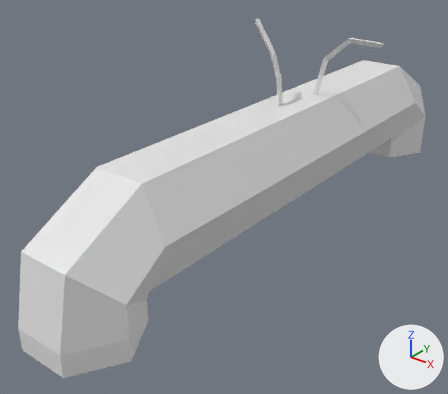
Before and after pictures for a commit that changed the FBX model ProjectWorkSafeVR/Assets/Custom/Models/WireTube/Wiretube.FBX.
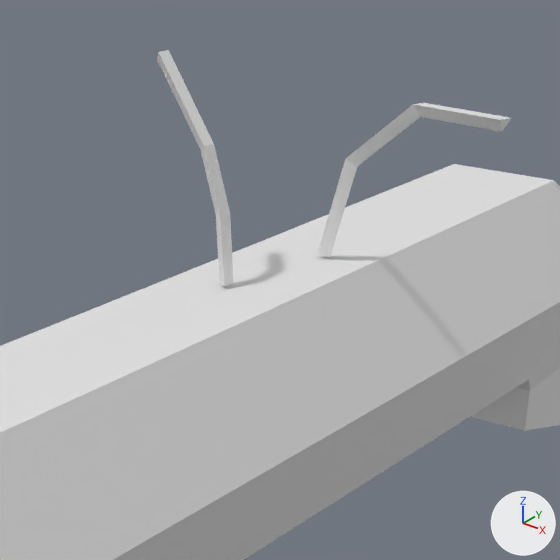
There are two pictures of each version: one whole from a 50 mm lens placed at (3.495, -0.636, 0.502), pointed at (2.93, 0.07, 0.064), one close up on the part from 44% to 90% of the width and 0% to 52% of the height. The axes (+X, +Y, +Z) are drawn at lower right. The lights are the same throughout. Materials are left out; every surface is plain grey. Where no turn or scale is listed for an object, it has been applied to the vertices.

The first close-up shows 'TubeWire', 'Wire00', 'Wire01'.
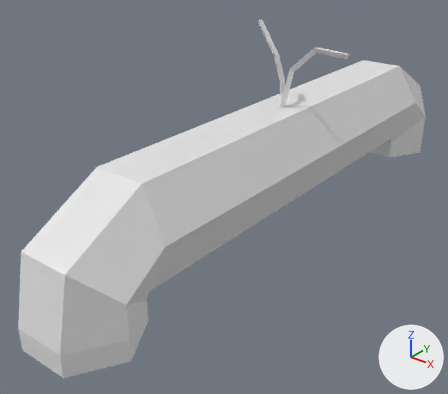
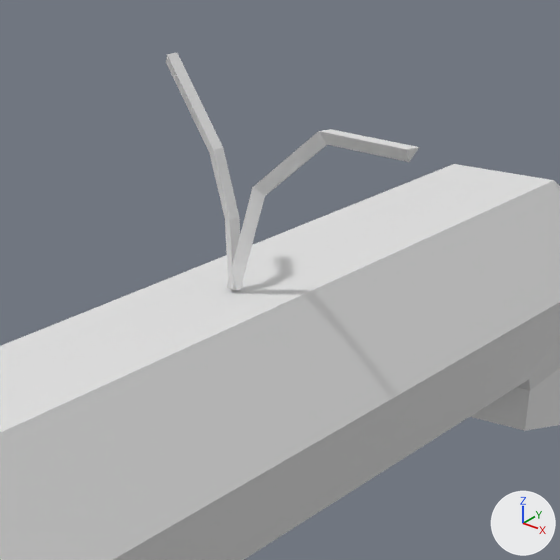
The newer file is also turned or shifted as a whole; pictures and numbers use the older file's frame.

The change, as a list of edits to the scene's bpy script:
```text
Change ob_wire01:
    ob_wire01.location: (2.9732, 0.2674, 0.1993) -> (2.9675, 0.1754, 0.1993)
Change ob_wire00:
    ob_wire00.location: (2.9587, 0.1791, 0.1993) -> (2.9675, 0.1754, 0.1993)
```

Changed parts and their boxes (x1, y1, x2, y2) in the close-ups (560 x 560 px):
'Wire01', moved
    before: (317, 103, 512, 257)
    after: (227, 129, 419, 290)
'Wire00', moved
    before: (157, 50, 234, 286)
    after: (166, 53, 243, 290)
